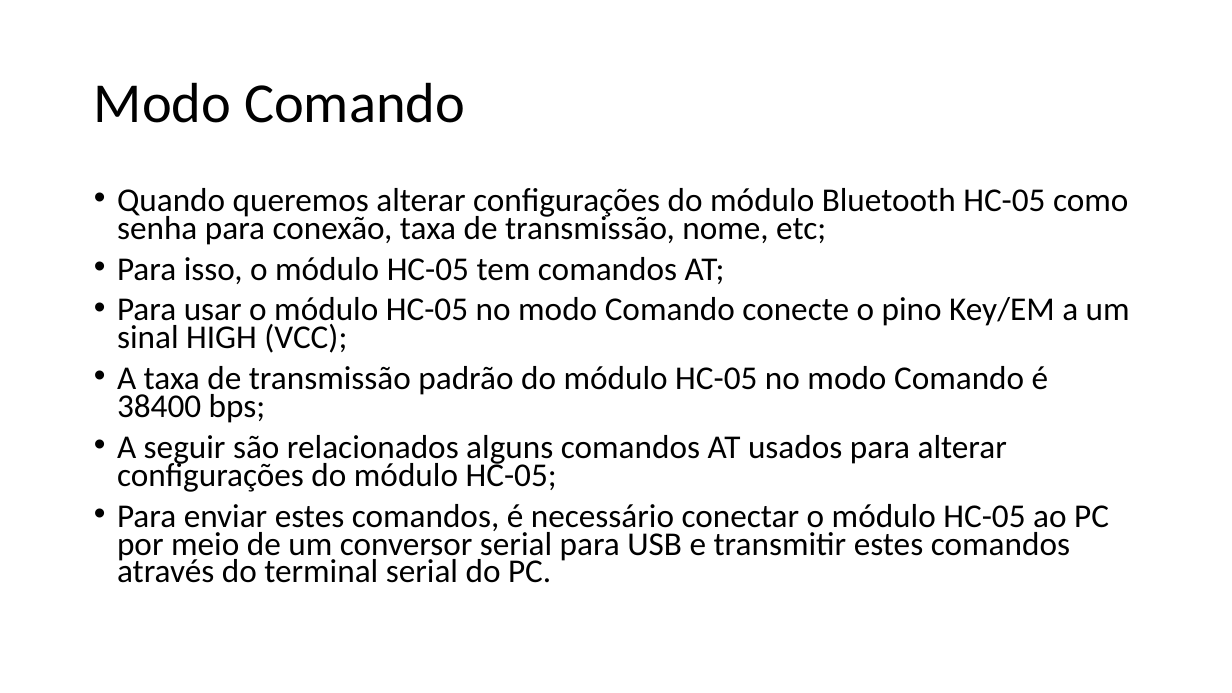
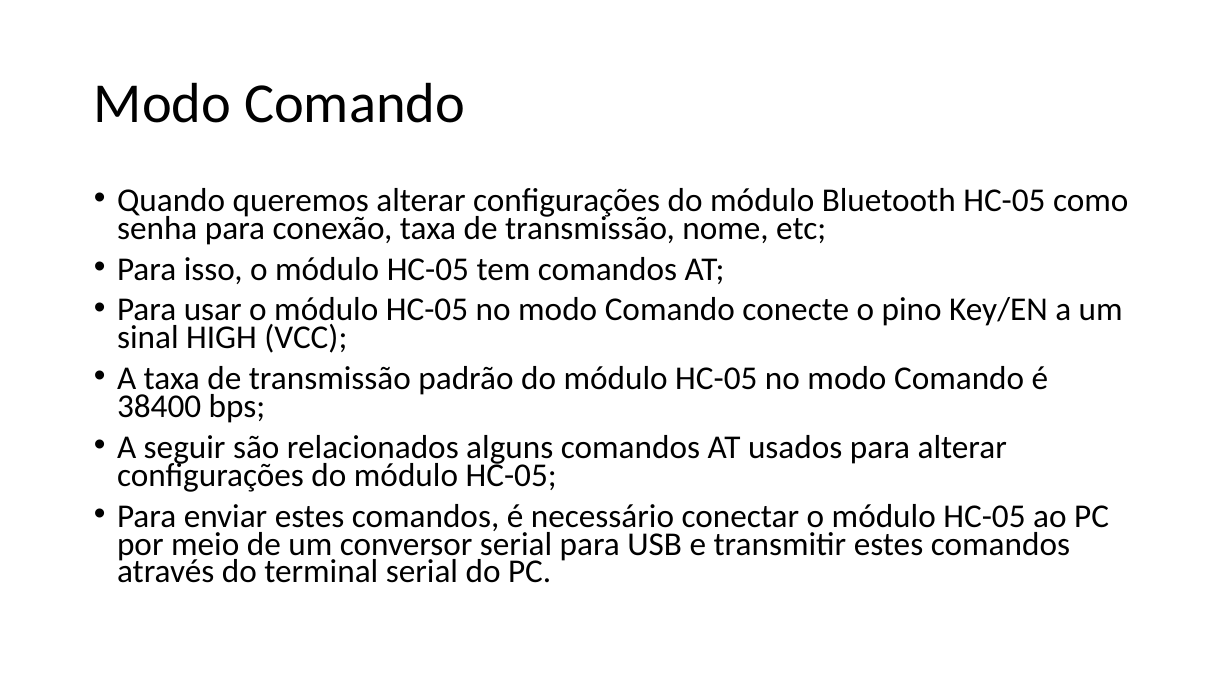
Before and after one commit to salmo-jr/public-slides, a slide deck: slide 9 of arduino-bluetooth.pptx (slide 13 before the commit). Drawn at 1232x693 pixels with LibreOffice and Linux fonts; fonts in the diff are those of the drawing. Boxes give left, top, right and bottom in pixels: in the first picture for what was removed or moved away, otherwise in the second. Text is boxed around its words. In the diff, an @@ line names an element or a change of style, - is before the commit and + after.

```diff
--- a/arduino-bluetooth.pptx
+++ b/arduino-bluetooth.pptx
@@ text at (117, 297, 1123, 353): text changed @@
-• Para usar o módulo HC-05 no modo Comando conecte o pino Key/EM a um sinal HIGH (VCC);
+• Para usar o módulo HC-05 no modo Comando conecte o pino Key/EN a um sinal HIGH (VCC);
```
Also in this commit, not shown: 7 other slides changed, 19 slides added, 1 slide removed, 5 other files.
